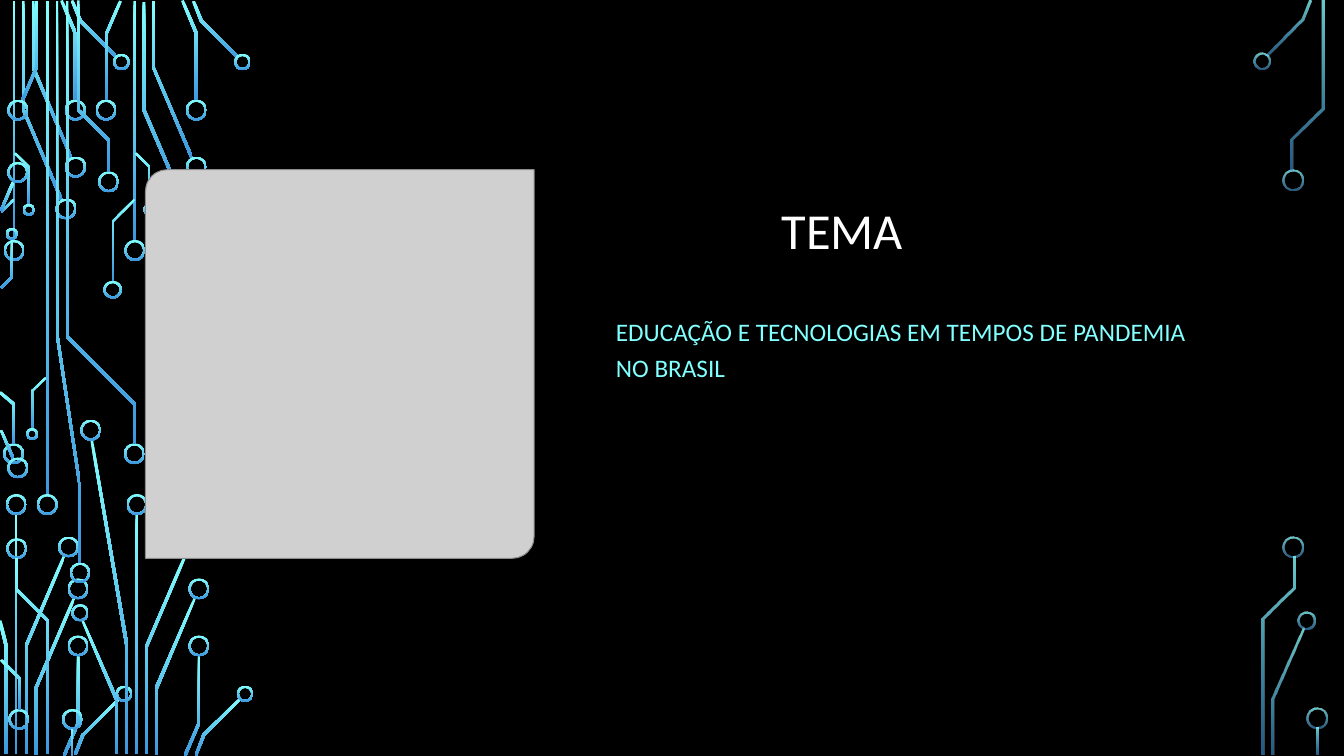
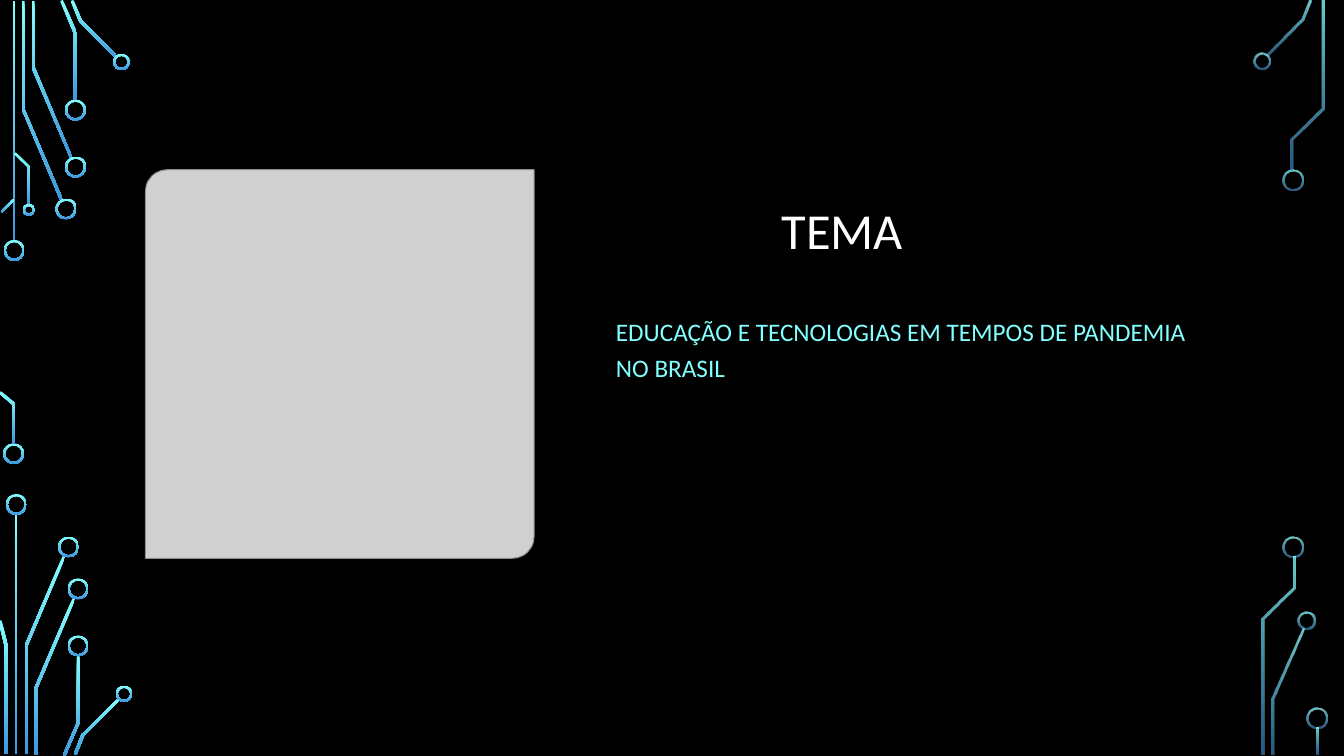
Before and after one commit to Luis-HCarvalho/pts-artigo-sintese, a slide deck: slide 2 of Apresentacao.pptx. Drawn at 1344x756 pixels with LibreOffice and Linux fonts; fonts in the diff are those of the drawing; grey boxes stand for pictures; background and template pictures are left out. Boxes give left, top, right and bottom in pixels: in the first picture for what was removed or moved away, otherwise in the second. Text is boxed around its words. In the diff, an @@ line names an element or a change of style, - is before the commit and + after.

```diff
--- a/Apresentacao.pptx
+++ b/Apresentacao.pptx
@@ group removed at (x1=0, y1=0, x2=254, y2=756): 48 freeform shapes, 4 rectangles @@
```
Also in this commit, not shown: 4 other slides changed, 1 slide added, 1 slide removed.
